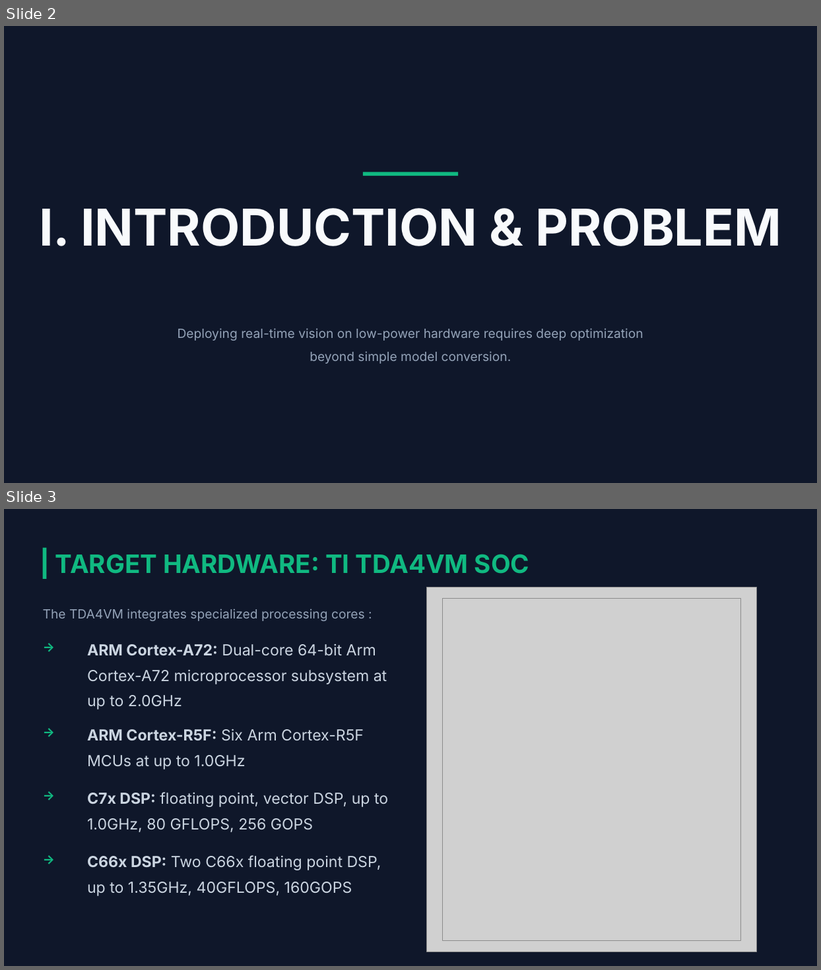
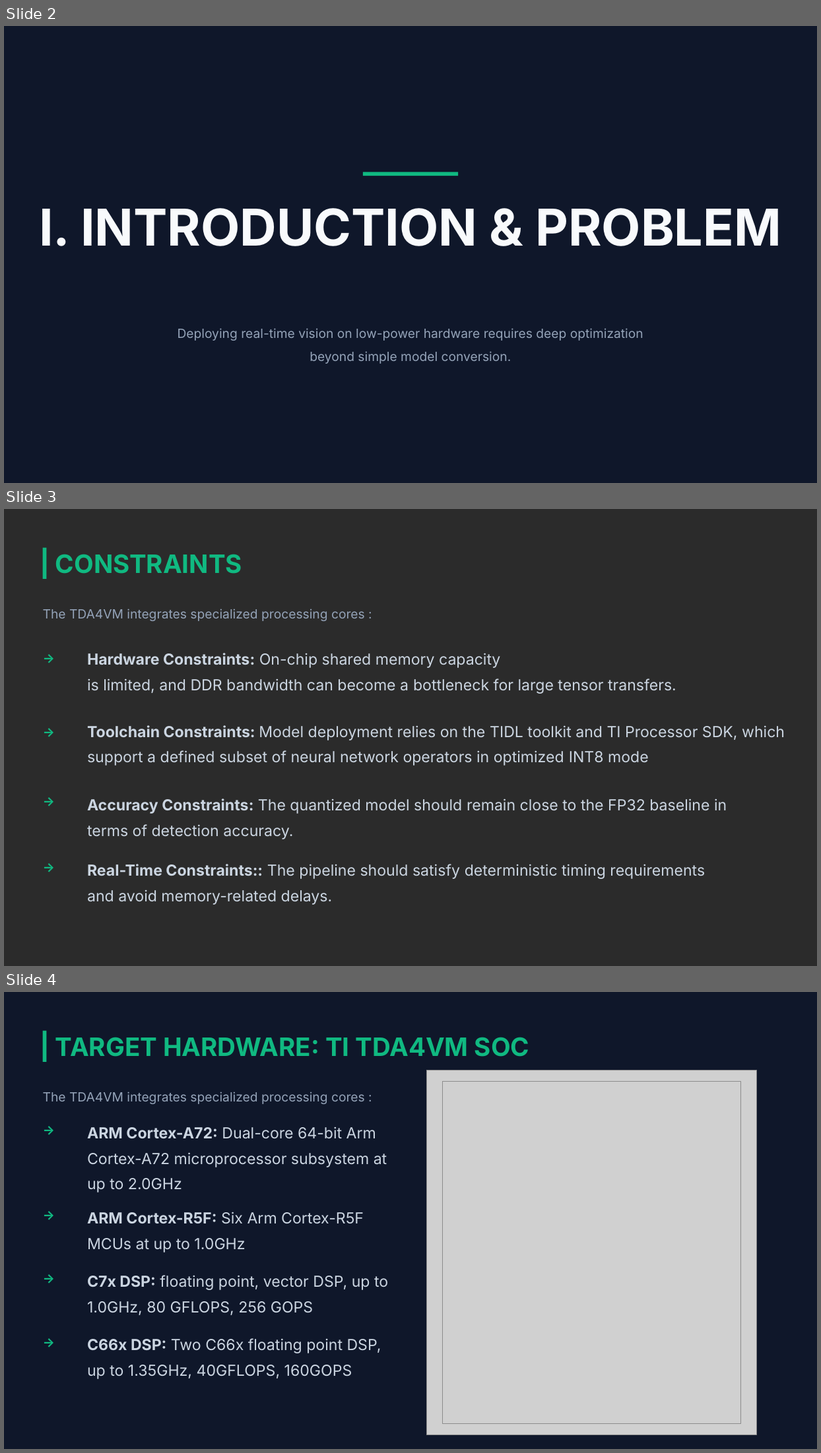
Before and after one commit to doganem/cmp720-embedded-system-development, a slide deck: midterm-presentation/Optimization of Edge AI on TDA4VM.pptx. Shown one above the other, each under a label of ours: slides 2 and 3 before the commit, slides 2, 3 and 4 after it. The pictures are 821x970 and 821x1453 pixels, drawn with LibreOffice and Linux fonts; fonts in the diff are those of the drawing; grey boxes stand for pictures; background and template pictures are left out; a plain dark background stands for a picture behind light text. Boxes give left, top, right and bottom in pixels: in the first picture for what was removed or moved away, otherwise in the second. Text is boxed around its words. In the diff, an @@ line names an element or a change of style, - is before the commit and + after.

```diff
--- a/midterm-presentation/Optimization of Edge AI on TDA4VM.pptx
+++ b/midterm-presentation/Optimization of Edge AI on TDA4VM.pptx
@@ slide 3 added at bbox=[4, 509, 817, 966], background picture (left out) @@
@@ rectangle added at bbox=[43, 548, 47, 579], fill #10B981 @@
@@ text added at bbox=[55, 554, 242, 574], 30 pt, text #10B981, bold @@
+CONSTRAINTS
@@ text added at bbox=[43, 609, 365, 621], 15 pt, text #94A3B8 @@
+The TDA4VM integrates specialized processing cores :
@@ text added at bbox=[43, 644, 56, 659], 15 pt, text #10B981, bold @@
+→
@@ text added at bbox=[87, 653, 677, 694], 18 pt, text #CBD5E1 @@
+Hardware Constraints: On-chip shared memory capacity
+is limited, and DDR bandwidth can become a bottleneck for large tensor transfers.
@@ text added at bbox=[43, 718, 56, 733], 15 pt, text #10B981, bold @@
+→
@@ text added at bbox=[87, 725, 785, 766], 18 pt, text #CBD5E1 @@
+Toolchain Constraints: Model deployment relies on the TIDL toolkit and TI Processor SDK, which support a defined subset of neural network operators in optimized INT8 mode
@@ text added at bbox=[43, 787, 56, 803], 15 pt, text #10B981, bold @@
+→
@@ text added at bbox=[87, 799, 727, 840], 18 pt, text #CBD5E1 @@
+Accuracy Constraints: The quantized model should remain close to the FP32 baseline in terms of detection accuracy.
@@ text added at bbox=[43, 854, 56, 869], 15 pt, text #10B981, bold @@
+→
@@ text added at bbox=[87, 864, 705, 905], 18 pt, text #CBD5E1 @@
+Real-Time Constraints:: The pipeline should satisfy deterministic timing requirements and avoid memory-related delays.
@@ what was slide 3 is now slide 4 @@
```
Also in this commit, not shown: 5 slides changed, 2 other slides added, 2 slides removed, 1 other file.
